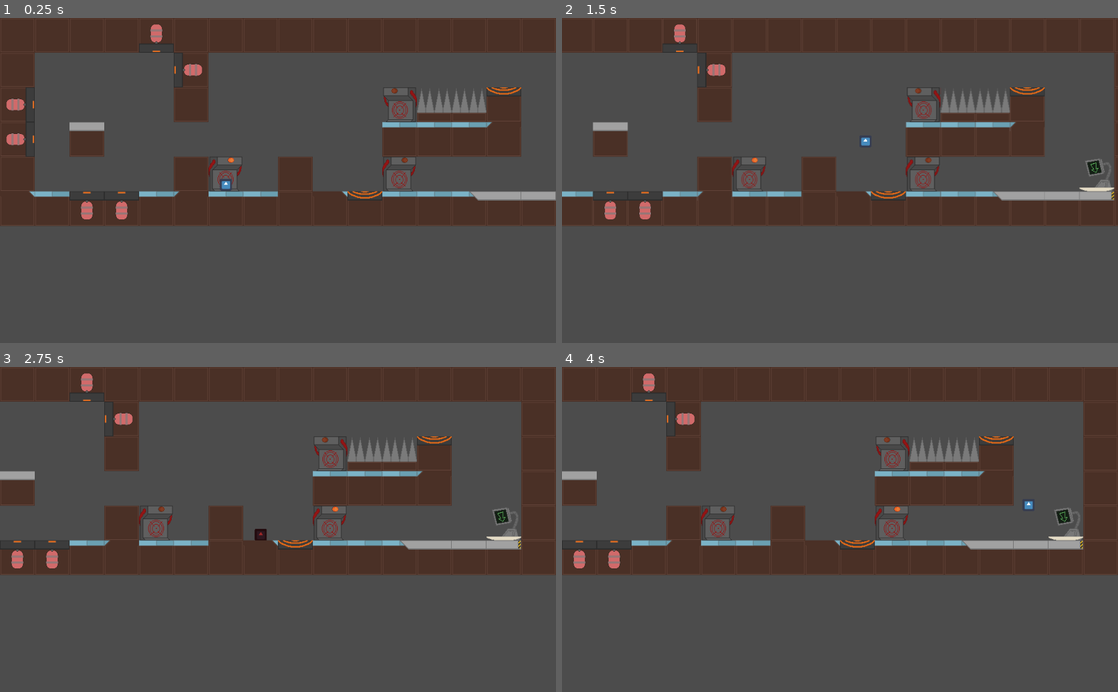
Above: before the commit, frames 1-4 (two rows, left to right).
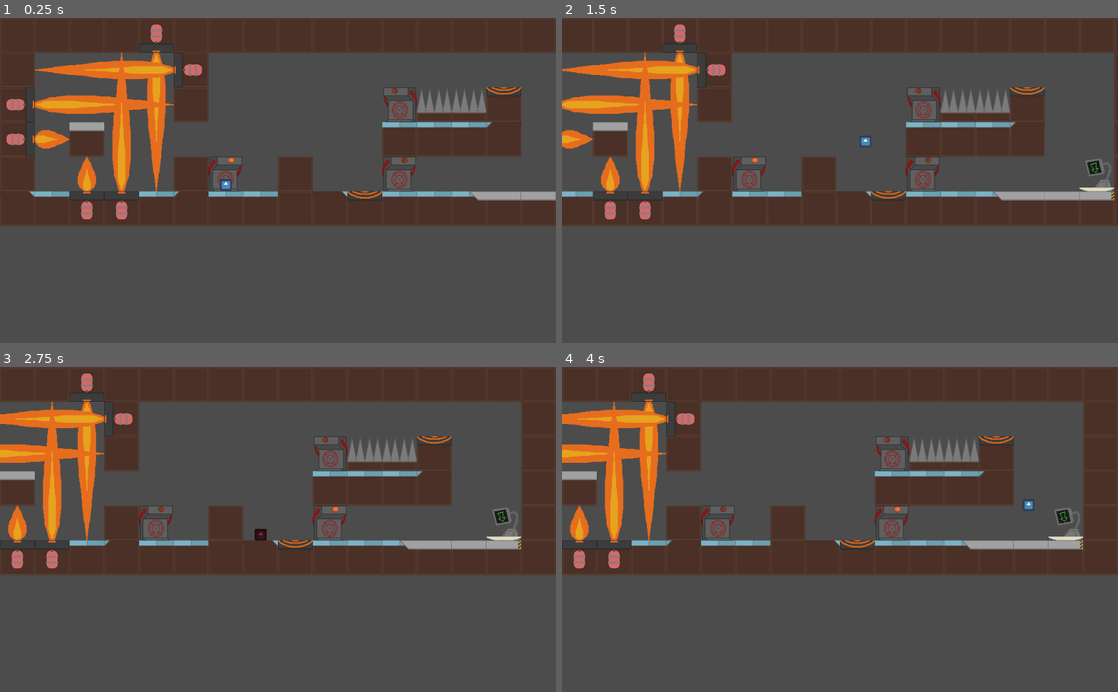
Above: after the commit, the same moments.

Repository: SomeSortOfSam/MeatballMayhem
Game: Godot game, scene res://Levels/Level03.tscn
The game is run twice, just before and just after one commit, with the same random seed, the same clock (stepped at 60 frames per second) and the same inputs. This scene is started directly instead of the project's main scene. The engine's default icon, where the game draws it, is replaced by a stand-in: a white triangle on a blue panel in a dark square.
Inputs:
- Up to frame 1 (0.25 s): no input
- Up to frame 2 (1.5 s): tap Enter at 0.5 s; hold Right (ui_right) from 0.53 s (still down); tap Up (ui_up) at 0.77 s
- Up to frame 3 (2.75 s): tap Up (ui_up) at 1.52 s; tap Space at 2 s; release Right (ui_right) at 2.03 s; hold Left (ui_left) from 2.03 s (still down)
- Up to frame 4 (4 s): release Left (ui_left) at 2.78 s; hold Right (ui_right) from 2.78 s (still down); tap Up (ui_up) at 3.02, 3.77 s

The runs differ from the first frame. In frame 1, 4.1% of the frame differs, in the area x 6-32%, y 10-54%; in frame 2, 4.1%; in frame 3, 3.5%; in frame 4, 3.5%.

Commit message:
Meatballs and Flamethrowers
Added meatball sprites
Implemented Flame Sprites

Diff:
--- a/Tiles/FlameThrower.gd
+++ b/Tiles/FlameThrower.gd
@@ -1,6 +1,7 @@
 extends StaticBody2D
 
-onready var hurtboxCollision = $Hurtbox/CollisionShape2D2
+onready var hurtbox = $Hurtbox
+onready var animator = $Hurtbox/AnimationPlayer
 
 export(bool) var use_timer = false
 export(float) var up_time = 5
@@ -9,8 +10,8 @@
 export(int) var tileRange = 0
 
 func _ready():
-	hurtboxCollision.shape.extents.y = tileRange * 32
-	hurtboxCollision.position.y = -hurtboxCollision.shape.extents.y - 32
+	hurtbox.set_scale(Vector2(32,tileRange * 32))
+	hurtbox.position.y = -hurtbox.scale.y - 32
 
 func _on_Hurtbox_body_entered(body):
 	body.cook()
--- a/Tiles/FlameThrower.tscn
+++ b/Tiles/FlameThrower.tscn
@@ -1,14 +1,91 @@
-[gd_scene load_steps=5 format=2]
+[gd_scene load_steps=9 format=2]
 
 [ext_resource path="res://Tiles/FlameThrower.gd" type="Script" id=1]
 [ext_resource path="res://Assets/Flamer.png" type="Texture" id=2]
+[ext_resource path="res://Assets/Flame.png" type="Texture" id=3]
 
 [sub_resource type="RectangleShape2D" id=1]
 extents = Vector2( 32, 32 )
 
 [sub_resource type="RectangleShape2D" id=2]
 resource_local_to_scene = true
-extents = Vector2( 32, 32 )
+extents = Vector2( 1, 1 )
+
+[sub_resource type="Animation" id=3]
+resource_name = "Flame"
+length = 0.25
+loop = true
+step = 0.0833333
+tracks/0/type = "value"
+tracks/0/path = NodePath(".:frame")
+tracks/0/interp = 1
+tracks/0/loop_wrap = true
+tracks/0/imported = false
+tracks/0/enabled = true
+tracks/0/keys = {
+"times": PoolRealArray( 0, 0.0833333, 0.166667 ),
+"transitions": PoolRealArray( 1, 1, 1 ),
+"update": 1,
+"values": [ 1, 2, 3 ]
+}
+
+[sub_resource type="Animation" id=4]
+resource_name = "Startup"
+length = 0.0833333
+step = 0.0833333
+tracks/0/type = "value"
+tracks/0/path = NodePath(".:frame")
+tracks/0/interp = 1
+tracks/0/loop_wrap = true
+tracks/0/imported = false
+tracks/0/enabled = true
+tracks/0/keys = {
+"times": PoolRealArray( 0 ),
+"transitions": PoolRealArray( 1 ),
+"update": 1,
+"values": [ 0 ]
+}
+tracks/1/type = "value"
+tracks/1/path = NodePath(".:visible")
+tracks/1/interp = 1
+tracks/1/loop_wrap = true
+tracks/1/imported = false
+tracks/1/enabled = true
+tracks/1/keys = {
+"times": PoolRealArray( 0 ),
+"transitions": PoolRealArray( 1 ),
+"update": 1,
+"values": [ true ]
+}
+
+[sub_resource type="Animation" id=5]
+resource_name = "Stop"
+length = 0.25
+step = 0.0833333
+tracks/0/type = "value"
+tracks/0/path = NodePath(".:frame")
+tracks/0/interp = 1
+tracks/0/loop_wrap = true
+tracks/0/imported = false
+tracks/0/enabled = true
+tracks/0/keys = {
+"times": PoolRealArray( 0, 0.0833333 ),
+"transitions": PoolRealArray( 1, 1 ),
+"update": 1,
+"values": [ 4, 5 ]
+}
+tracks/1/type = "value"
+tracks/1/path = NodePath(".:visible")
+tracks/1/interp = 1
+tracks/1/loop_wrap = true
+tracks/1/imported = false
+tracks/1/enabled = true
+tracks/1/keys = {
+"times": PoolRealArray( 0.25 ),
+"transitions": PoolRealArray( 1 ),
+"update": 1,
+"values": [ false ]
+}
 
 [node name="FlameThrower" type="StaticBody2D"]
 collision_layer = 2
@@ -22,12 +99,25 @@
 shape = SubResource( 1 )
 
 [node name="Hurtbox" type="Area2D" parent="."]
+position = Vector2( 0, -64 )
 collision_layer = 0
 
 [node name="CollisionShape2D2" type="CollisionShape2D" parent="Hurtbox"]
 self_modulate = Color( 1, 0, 0, 1 )
-position = Vector2( 0, -64 )
 shape = SubResource( 2 )
+
+[node name="Sprite" type="Sprite" parent="Hurtbox"]
+scale = Vector2( 0.03125, 0.03125 )
+texture = ExtResource( 3 )
+vframes = 3
+hframes = 2
+frame = 1
+
+[node name="AnimationPlayer" type="AnimationPlayer" parent="Hurtbox/Sprite"]
+autoplay = "Flame"
+anims/Flame = SubResource( 3 )
+anims/Startup = SubResource( 4 )
+anims/Stop = SubResource( 5 )
 
 [node name="Timer" type="Timer" parent="."]
 [connection signal="body_entered" from="Hurtbox" to="." method="_on_Hurtbox_body_entered"]
--- a/Tiles/TileMap.gd
+++ b/Tiles/TileMap.gd
@@ -88,17 +88,19 @@
 		return Vector2.ZERO
 
 func replace_tiles_with_length_value(headId, headNode, limbId):
-	for cell in replace_tiles(headId, headNode, true):
-		var pos = world_to_map(cell.global_position)
-		var angle = cell.get_rotation()
+	var nodes = replace_tiles(headId, headNode, true)
+	for node in nodes:
+		var pos = world_to_map(node.global_position)
+		var angle = node.get_rotation()
 		var direction = Vector2(sin(angle), -cos(angle))
-		cell.tileRange = 0
+		node.tileRange = 0
 		pos += direction
 		while get_cellv(pos) == limbId:
 			print(str(pos) + " + " + str(direction) + " has " + tile_set.tile_get_name(get_cellv(pos+ direction)))
-			cell.tileRange += 1
+			node.tileRange += 1
 			markers.push_back(pos)
 			pos += direction
+	return nodes
 
 func clear_marker_tiles():
 	for cell in markers:
Binary file added: Meatball/Cooked/Idle_1.png
Not shown, added: Meatball/Cooked/Idle_1.png.import
Binary file added: Meatball/Cooked/Jumpfast_1.png
Not shown, added: Meatball/Cooked/Jumpfast_1.png.import
Binary file added: Meatball/Cooked/Midair_1.png
Not shown, added: Meatball/Cooked/Midair_1.png.import
Binary file added: Meatball/Cooked/Respawn_1.png
Not shown, added: Meatball/Cooked/Respawn_1.png.import
Binary file added: Meatball/Cooked/SawSplat_1.png
Not shown, added: Meatball/Cooked/SawSplat_1.png.import
Binary file added: Meatball/Cooked/SpikeSplat_1.png
Not shown, added: Meatball/Cooked/SpikeSplat_1.png.import
(and 18 more such lines)
